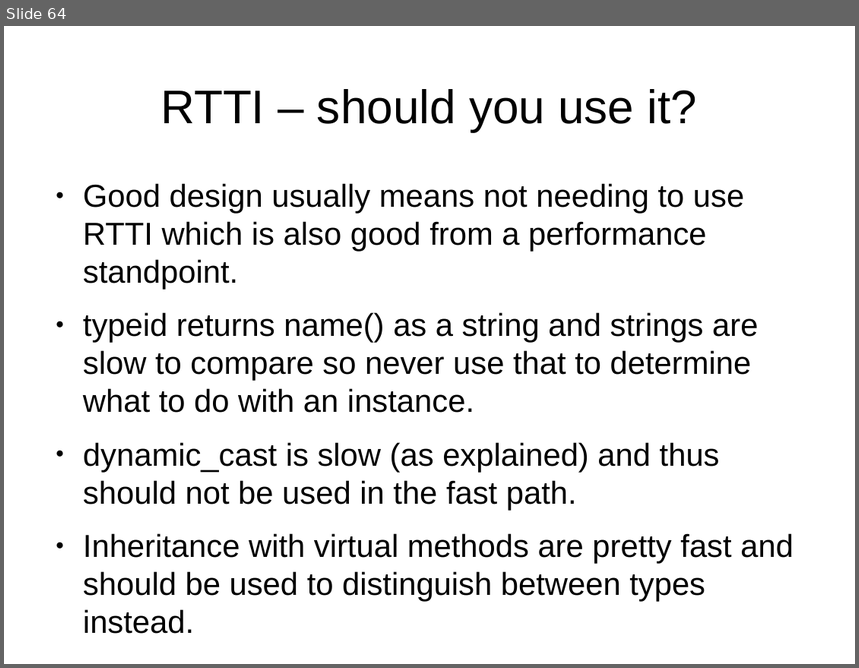
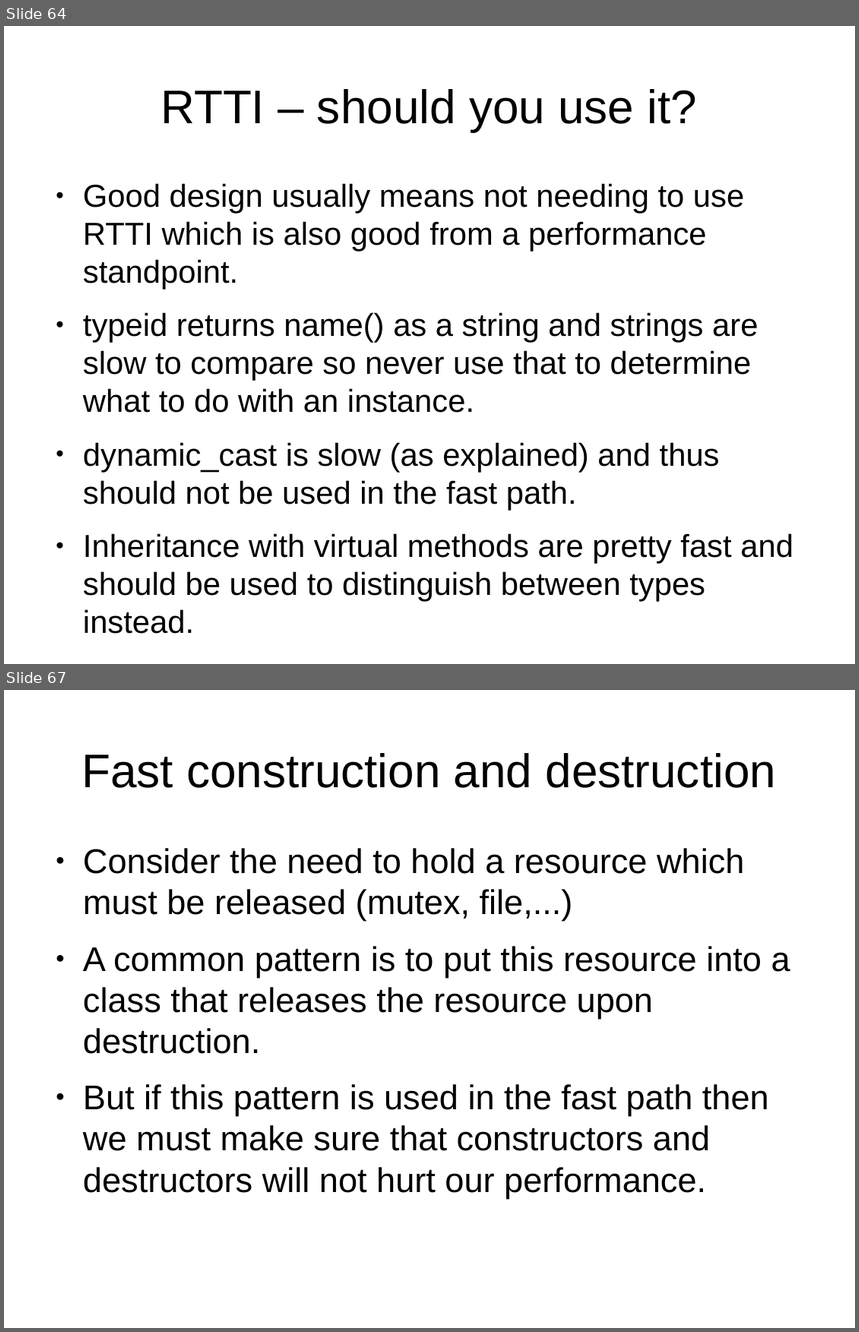
Before and after one commit to veltzer/demos-linux, a slide deck: multi_core/effective_cplusplus.odp. Shown one above the other, each under a label of ours: slide 64 before the commit, slides 64 and 67 after it; the slides between them are not shown. The pictures are 859x668 and 859x1332 pixels, drawn with LibreOffice and Linux fonts; fonts in the diff are those of the drawing. Boxes give left, top, right and bottom in pixels: in the first picture for what was removed or moved away, otherwise in the second. Text is boxed around its words. In the diff, an @@ line names an element or a change of style, - is before the commit and + after.

```diff
--- a/multi_core/effective_cplusplus.odp
+++ b/multi_core/effective_cplusplus.odp
@@ slide 67 added at (x1=4, y1=690, x2=855, y2=1328), background #FFFFFF @@
@@ title added at (x1=82, y1=753, x2=776, y2=788), 44 pt, text #000000 @@
+Fast construction and destruction
@@ text added at (x1=83, y1=848, x2=791, y2=1198), 32 pt, text #000000 @@
+● Consider the need to hold a resource which must be released (mutex, file,...)
+● A common pattern is to put this resource into a class that releases the resource upon destruction.
+● But if this pattern is used in the fast path then we must make sure that constructors and destructors will not hurt our performance.
```
Also in this commit, not shown: 12 other slides added, 1 other file.
